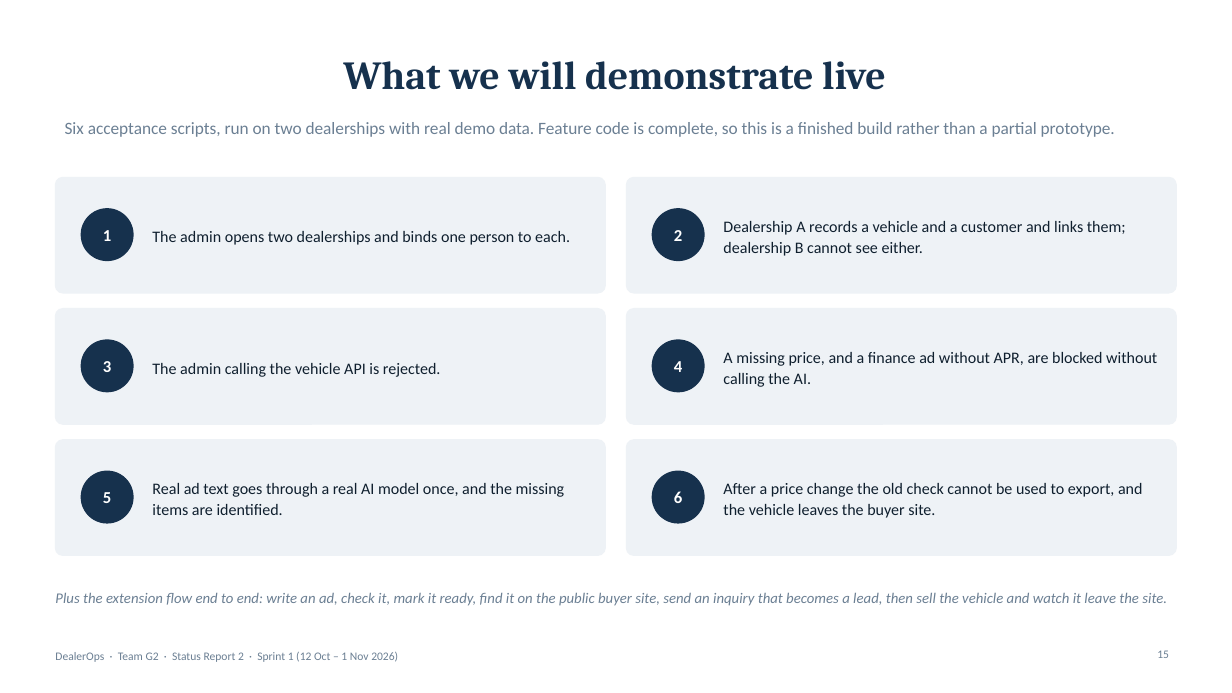
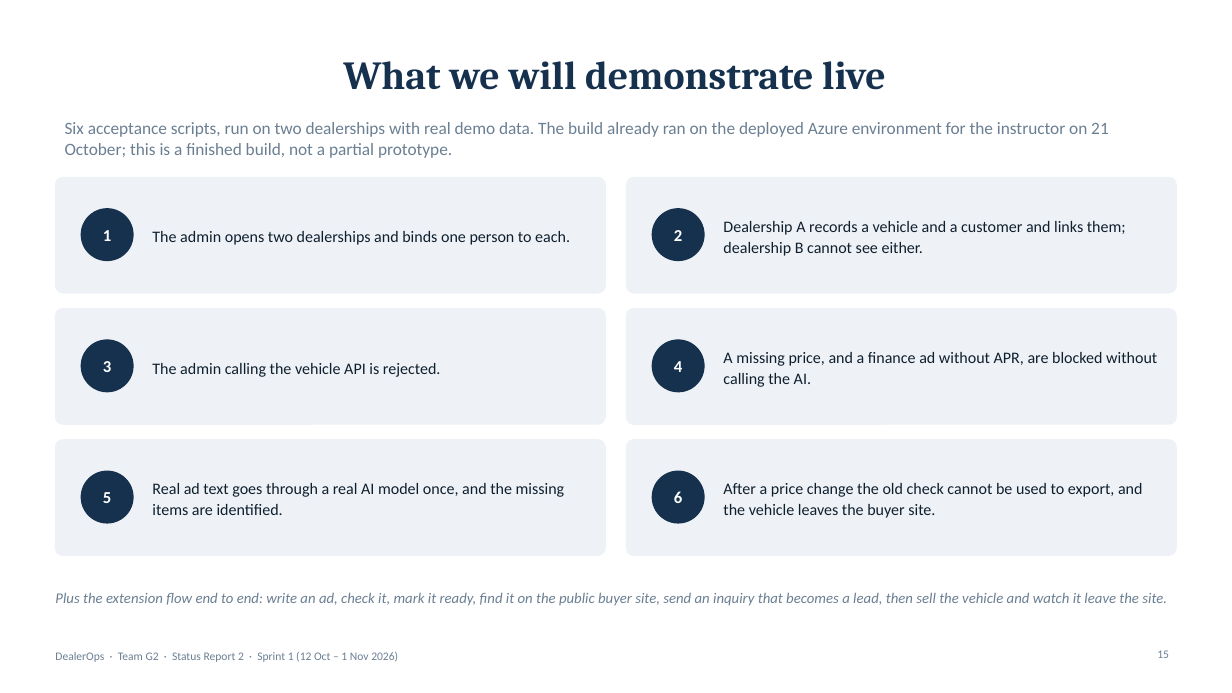
Before and after one commit to YUANDONG-YANG/DealerOps, a slide deck: slide 15 of project-plan/StatusReports2/DealerOps Status Report 2 - Sprint 1 - Group 2.pptx. Drawn at 1232x693 pixels with LibreOffice and Linux fonts; fonts in the diff are those of the drawing. Boxes give left, top, right and bottom in pixels: in the first picture for what was removed or moved away, otherwise in the second. Text is boxed around its words. In the diff, an @@ line names an element or a change of style, - is before the commit and + after.

```diff
--- a/project-plan/StatusReports2/DealerOps Status Report 2 - Sprint 1 - Group 2.pptx
+++ b/project-plan/StatusReports2/DealerOps Status Report 2 - Sprint 1 - Group 2.pptx
@@ text at box(65, 122, 1109, 158): text changed @@
-Six acceptance scripts, run on two dealerships with real demo data. Feature code is complete, so this is a finished build rather than a partial prototype.
+Six acceptance scripts, run on two dealerships with real demo data. The build already ran on the deployed Azure environment for the instructor on 21 October; this is a finished build, not a partial prototype.
```
Also in this commit, not shown: 2 other slides changed, 1 other file.
